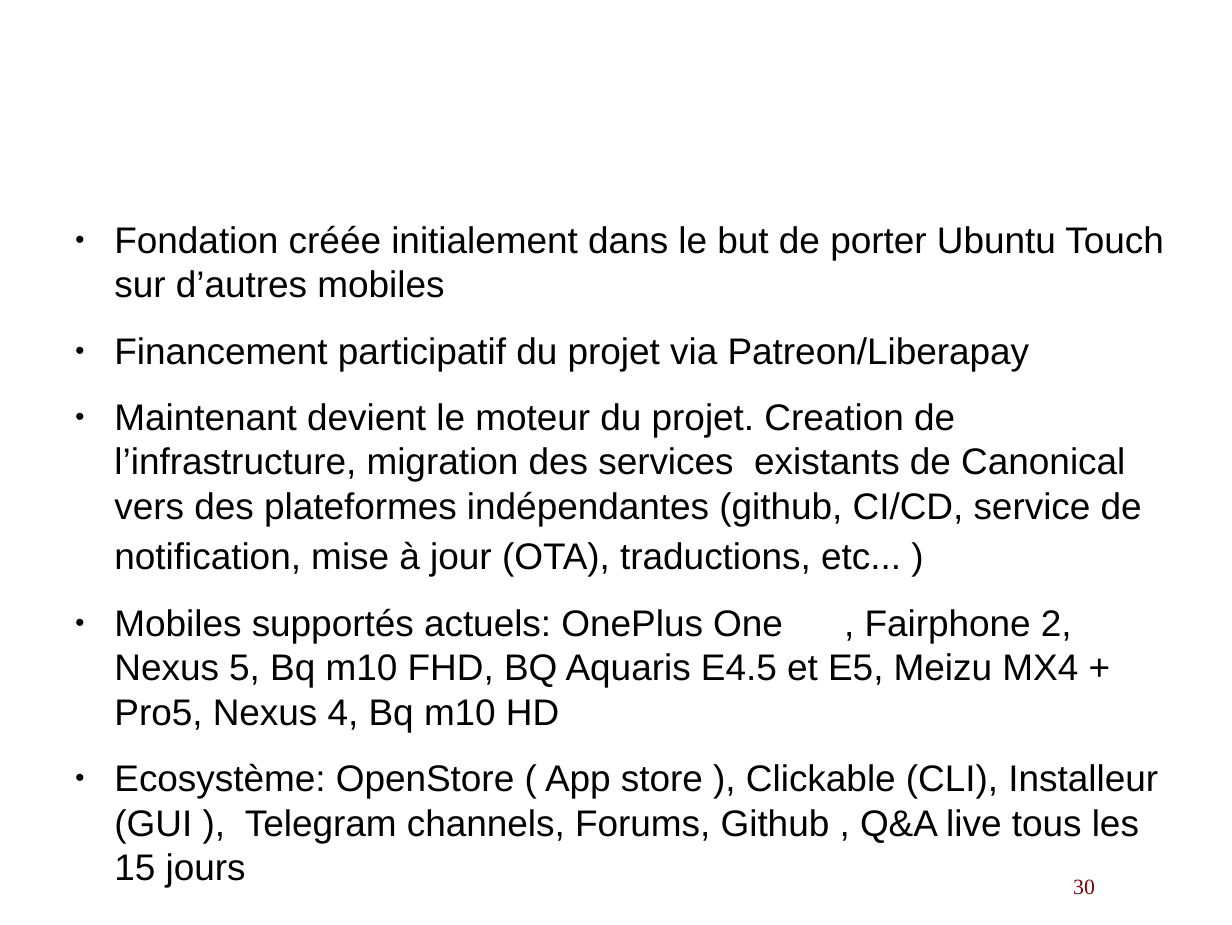
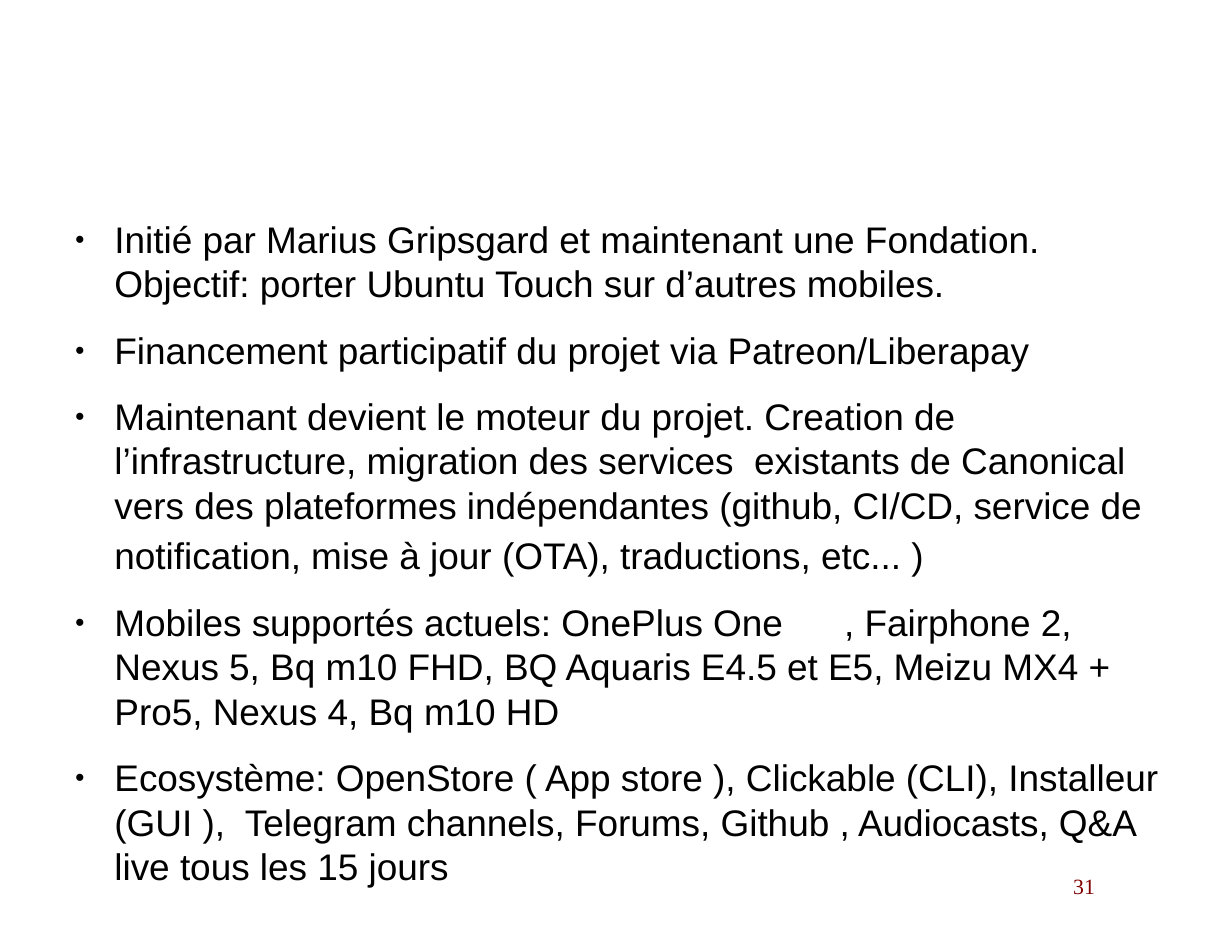
Before and after one commit to lduboeuf/ut-helloworld-py, a slide deck: slide 31 of osmobiles.odp (slide 30 before the commit). Drawn at 1232x925 pixels with LibreOffice and Linux fonts; fonts in the diff are those of the drawing; background and template pictures are left out. Boxes give left, top, right and bottom in pixels: in the first picture for what was removed or moved away, otherwise in the second. Text is boxed around its words. In the diff, an @@ line names an element or a change of style, - is before the commit and + after.

```diff
--- a/osmobiles.odp
+++ b/osmobiles.odp
@@ text at (114,225,1039,304): text changed @@
-● Fondation créée initialement dans le but de porter Ubuntu Touch sur d’autres mobiles
+● Initié par Marius Gripsgard et maintenant une Fondation. Objectif: porter Ubuntu Touch sur d’autres mobiles.
@@ text at (114,763,1158,887): text changed @@
-● Ecosystème: OpenStore ( App store ), Clickable (CLI), Installeur (GUI ), Telegram channels, Forums, Github , Q&A live tous les 15 jours
+● Ecosystème: OpenStore ( App store ), Clickable (CLI), Installeur (GUI ), Telegram channels, Forums, Github , Audiocasts, Q&A live tous les 15 jours
@@ page number at (1073,879,1095,895): text changed @@
-30
+31
```
Also in this commit, not shown: 16 other slides changed, 2 slides added.
